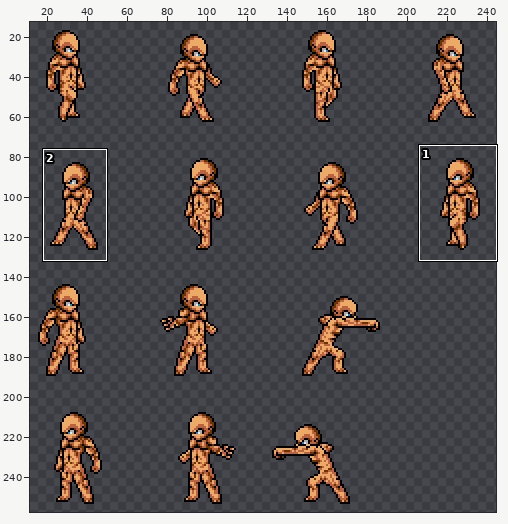
Edited in one commit: sprite sheet (img/units/skin1.png). Above, an overview of the earlier version with the close-up marked.
Close-up. First the earlier version:
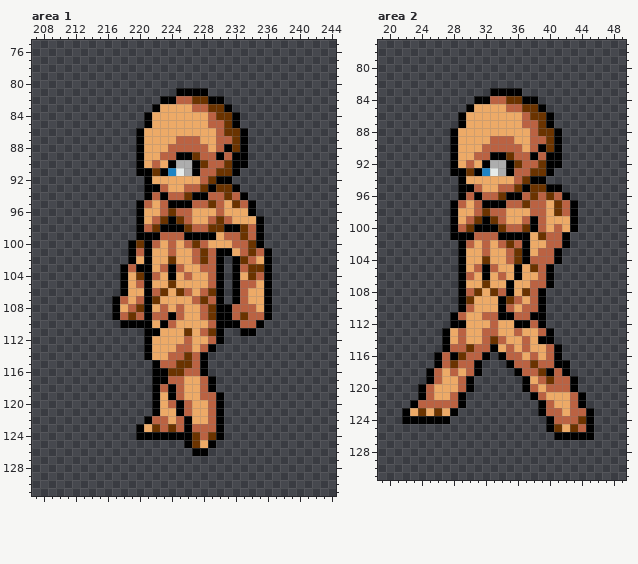
The file is 500x500 pixels. Shown: area 1: x 207..244, y 75..131; area 2: x 19..49, y 77..131. The wide view leaves out empty margins. The commit also changed other parts of the picture, which this record leaves out.
The result:
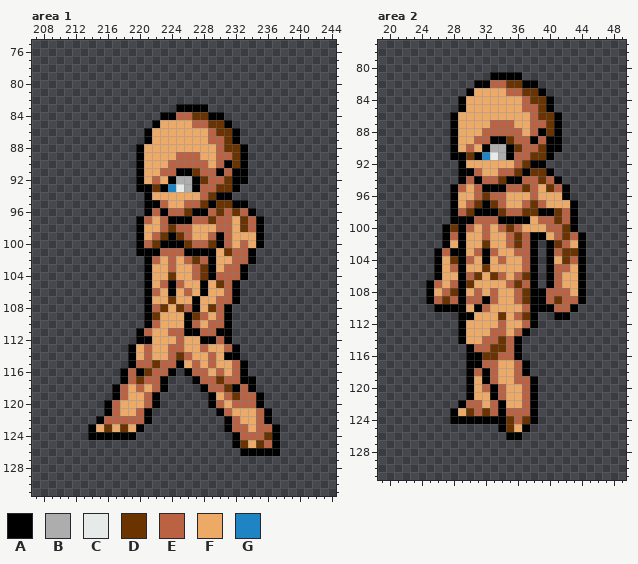
Palette (. is transparent): A #000000  B #adadad  C #e6ebea  D #6a3300  E #bb6242  F #edaa67  G #1e84c4
Diff:
--- area 1
@@ x 207..244 @@
  80 ......................................
- 81 ..................AAAA................
- 82 ................AAEEDDAA..............
- 83 ...............AFFFFEEDDA.............
- 84 ..............AFFFFFFFEDDA............
- 85 ..............AFFFFFFFEEDA............
- 86 .............AFFFFFFFFFEDDA...........
- 87 .............AFFFFEEEFFEEDA...........
- 88 .............AFFFEEEEEFEADA...........
- 89 .............AFFEEAADEEAEAA...........
- 90 .............AFEFABBADEEDAA...........
- 91 .............AADAGCBAEEDDA............
- 92 ..............AFFFFFFEDAA.............
- 93 ..............AAEFFEEDADDA............
- 94 ..............AEAEEDAAEEDEA...........
- 95 .............AEFEAAAEEDEFDEA..........
- 96 .............AFFEDEEFFFEFFFA..........
- 97 .............AFEDADEFFEDEFFFA.........
- 98 .............AEDAAADEEDDAADEA.........
- 99 .............AAAEEEAAAAFEEDEA.........
-100 ............ADAEFEFEDEFFFEEDA.........
-101 ............AEAFFEFFEDEAAFEDEA........
-102 ............AFAFFDFFEDEA.ADEFA........
-103 ...........AEAAFEAEFFEEA.AEDDA........
-104 ...........AFDAEFAFEFFEA.AFDEA........
-105 ...........AFEAFFDFFFFEA.AEEFA........
-106 ...........AFFAEDFDEFEDA.AEFFA........
-107 ..........AEFEADFFFFEDEA.AEFFA........
-108 ..........AFEDAFEFEFFEDAAEEEFA........
-109 ..........AEDEAEEAEFFEDAAEDEEA........
-110 ...........AAAAFAEFFFFEAAAEEA.........
-111 ..............AAFFFDFEDA..AA..........
-112 ..............AFFFFEFFEA..............
-113 ..............AFFFEEFEA...............
-114 ..............AFFEEDEA................
-115 ...............AEEDDEA................
-116 ...............AADDEEA................
-117 ...............AAEEFFEA...............
-118 ...............AEAEFFEA...............
-119 ...............AFAEFFEEA..............
-120 ...............AFEAEFFEA..............
-121 ...............AFFAEFFEA..............
-122 ..............AEEFEAFFEA..............
-123 .............AFDEDEAEEEA..............
-124 .............AAAAAAADEDA..............
-125 ...................ADFA...............
-126 ....................AA................
+ 81 ......................................
+ 82 ......................................
+ 83 ..................AAAA................
+ 84 ................AAEEDDAA..............
+ 85 ...............AFFFFEEDDA.............
+ 86 ..............AFFFFFFFEDDA............
+ 87 ..............AFFFFFFFEEDA............
+ 88 .............AFFFFFFFFFEDDA...........
+ 89 .............AFFFFEEEFFEEDA...........
+ 90 .............AFFFEEEEEFEADA...........
+ 91 .............AFFEEAADEEAEAA...........
+ 92 .............AFEFABBADEEDAA...........
+ 93 .............AADAGCBAEEDDA............
+ 94 ..............AFFFFFFEDAA.............
+ 95 ..............AAEFFEEDADDAA...........
+ 96 ..............AEAEEDAAEDEDEA..........
+ 97 .............AEFEAAAEEDEEFDEA.........
+ 98 .............AFFEDEEFFFEEFDEA.........
+ 99 .............AFEDADEFFEAEFFFA.........
+100 .............AEDAAADEEDAEFEFA.........
+101 .............AAAEEEAAAAFDEEA..........
+102 ..............AEFEFEDEAFFEEA..........
+103 ..............AFFEFFEDAFEEA...........
+104 ..............AFFDFFEDAEEEA...........
+105 ..............AFEAEFFAFDEA............
+106 ..............AEFAFEFAFFEA............
+107 ..............AFFDFFAFFEEA............
+108 ..............AEDFDEAFDEA.............
+109 ..............ADFFFADEFEA.............
+110 ..............AEFFFAEFEEA.............
+111 .............AEFFEEAAEEAA.............
+112 .............AAFFFEFFAAEA.............
+113 ............AFEFFEEFFEFFEA............
+114 ............AFEFFEDEFFEFAA............
+115 ............AEEDEEAFEFEFFEA...........
+116 ...........AEADEEA.AEEFEFEA...........
+117 ...........AEDEEA...AEEDEEAA..........
+118 ..........AEFEFEA....AEEDAEA..........
+119 ..........AEFFEA......AFEDEEA.........
+120 .........AEFFFEA......AEFEEEA.........
+121 .........AEFFEA........AEFFFEA........
+122 ........AEEEEEA.........AEFFEA........
+123 .......AFDFDFA..........AEEFEEA.......
+124 .......AAAAAA............AEEEDA.......
+125 .........................ADFDEA.......
+126 ..........................AAAAA.......
 127 ......................................
--- area 2
@@ x 19..49 @@
  80 ...............................
- 81 ...............................
- 82 ...............................
- 83 ..............AAAA.............
- 84 ............AAEEDDAA...........
- 85 ...........AFFFFEEDDA..........
- 86 ..........AFFFFFFFEDDA.........
- 87 ..........AFFFFFFFEEDA.........
- 88 .........AFFFFFFFFFEDDA........
- 89 .........AFFFFEEEFFEEDA........
- 90 .........AFFFEEEEEFEADA........
- 91 .........AFFEEAADEEAEAA........
- 92 .........AFEFABBADEEDAA........
- 93 .........AADAGCBAEEDDA.........
- 94 ..........AFFFFFFEDAA..........
- 95 ..........AAEFFEEDADDAA........
- 96 ..........AEAEEDAAEDEDEA.......
- 97 .........AEFEAAAEEDEEFDEA......
- 98 .........AFFEDEEFFFEEFDEA......
- 99 .........AFEDADEFFEAEFFFA......
-100 .........AEDAAADEEDAEFEFA......
-101 .........AAAEEEAAAAFDEEA.......
-102 ..........AEFEFEDEAFFEEA.......
-103 ..........AFFEFFEDAFEEA........
-104 ..........AFFDFFEDAEEEA........
-105 ..........AFEAEFFAFDEA.........
-106 ..........AEFAFEFAFFEA.........
-107 ..........AFFDFFAFFEEA.........
-108 ..........AEDFDEAFDEA..........
-109 ..........ADFFFADEFEA..........
-110 ..........AEFFFAEFEEA..........
-111 .........AEFFEEAAEEAA..........
-112 .........AAFFFEFFAAEA..........
-113 ........AFEFFEEFFEFFEA.........
-114 ........AFEFFEDEFFEFAA.........
-115 ........AEEDEEAFEFEFFEA........
-116 .......AEADEEA.AEEFEFEA........
-117 .......AEDEEA...AEEDEEAA.......
-118 ......AEFEFEA....AEEDAEA.......
-119 ......AEFFEA......AFEDEEA......
-120 .....AEFFFEA......AEFEEEA......
-121 .....AEFFEA........AEFFFEA.....
-122 ....AEEEEEA.........AEFFEA.....
-123 ...AFDFDFA..........AEEFEEA....
-124 ...AAAAAA............AEEEDA....
-125 .....................ADFDEA....
-126 ......................AAAAA....
+ 81 ..............AAAA.............
+ 82 ............AAEEDDAA...........
+ 83 ...........AFFFFEEDDA..........
+ 84 ..........AFFFFFFFEDDA.........
+ 85 ..........AFFFFFFFEEDA.........
+ 86 .........AFFFFFFFFFEDDA........
+ 87 .........AFFFFEEEFFEEDA........
+ 88 .........AFFFEEEEEFEADA........
+ 89 .........AFFEEAADEEAEAA........
+ 90 .........AFEFABBADEEDAA........
+ 91 .........AADAGCBAEEDDA.........
+ 92 ..........AFFFFFFEDAA..........
+ 93 ..........AAEFFEEDADDA.........
+ 94 ..........AEAEEDAAEEDEA........
+ 95 .........AEFEAAAEEDEFDEA.......
+ 96 .........AFFEDEEFFFEFFFA.......
+ 97 .........AFEDADEFFEDEFFFA......
+ 98 .........AEDAAADEEDDAADEA......
+ 99 .........AAAEEEAAAAFEEDEA......
+100 ........ADAEFEFEDEFFFEEDA......
+101 ........AEAFFEFFEDEAAFEDEA.....
+102 ........AFAFFDFFEDEA.ADEFA.....
+103 .......AEAAFEAEFFEEA.AEDDA.....
+104 .......AFDAEFAFEFFEA.AFDEA.....
+105 .......AFEAFFDFFFFEA.AEEFA.....
+106 .......AFFAEDFDEFEDA.AEFFA.....
+107 ......AEFEADFFFFEDEA.AEFFA.....
+108 ......AFEDAFEFEFFEDAAEEEFA.....
+109 ......AEDEAEEAEFFEDAAEDEEA.....
+110 .......AAAAFAEFFFFEAAAEEA......
+111 ..........AAFFFDFEDA..AA.......
+112 ..........AFFFFEFFEA...........
+113 ..........AFFFEEFEA............
+114 ..........AFFEEDEA.............
+115 ...........AEEDDEA.............
+116 ...........AADDEEA.............
+117 ...........AAEEFFEA............
+118 ...........AEAEFFEA............
+119 ...........AFAEFFEEA...........
+120 ...........AFEAEFFEA...........
+121 ...........AFFAEFFEA...........
+122 ..........AEEFEAFFEA...........
+123 .........AFDEDEAEEEA...........
+124 .........AAAAAAADEDA...........
+125 ...............ADFA............
+126 ................AA.............
 127 ...............................
